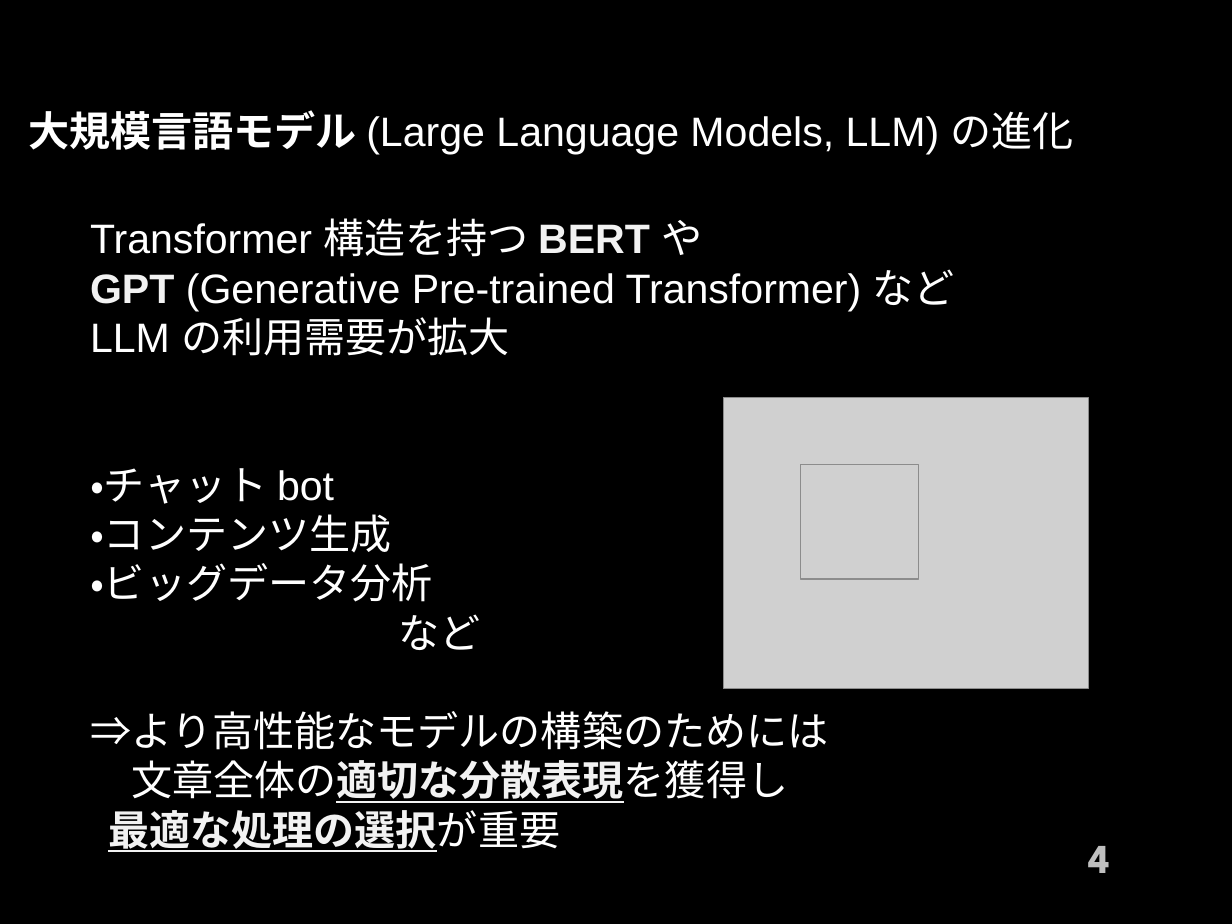
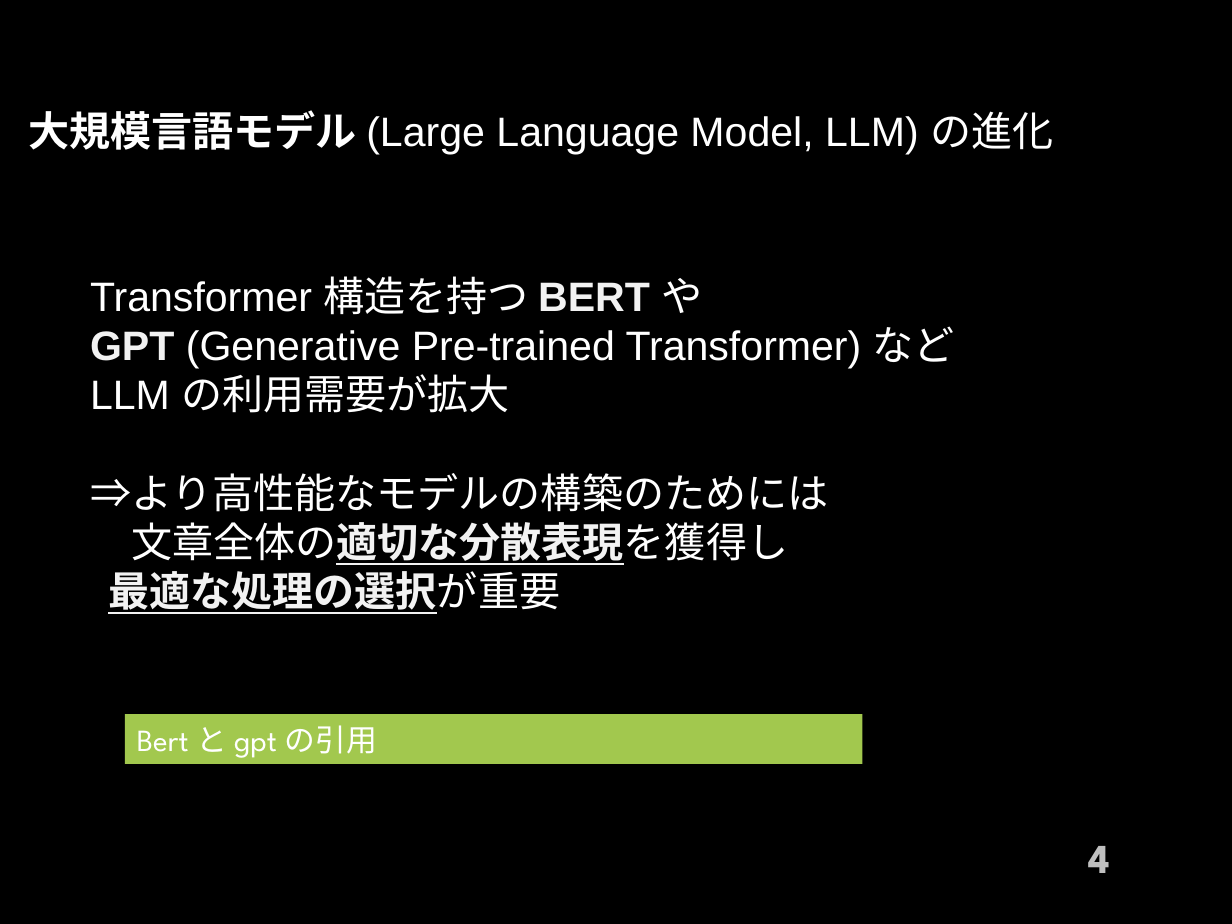
Before and after one commit to 1g-hub/takayama_b, a slide deck: slide 4 of prsn/shuron/Master_Slide_2210104043_Yusei_Takayama.pptx. Drawn at 1232x924 pixels with LibreOffice and Linux fonts; fonts in the diff are those of the drawing; grey boxes stand for pictures; background and template pictures are left out. Boxes give left, top, right and bottom in pixels: in the first picture for what was removed or moved away, otherwise in the second. Text is boxed around its words. In the diff, an @@ line names an element or a change of style, - is before the commit and + after.

```diff
--- a/prsn/shuron/Master_Slide_2210104043_Yusei_Takayama.pptx
+++ b/prsn/shuron/Master_Slide_2210104043_Yusei_Takayama.pptx
@@ text at bbox=[28, 110, 1053, 155]: text changed @@
-大規模言語モデル (Large Language Models, LLM) の進化
+大規模言語モデル (Large Language Model, LLM) の進化
@@ picture removed at bbox=[723, 398, 1088, 689] @@
@@ text at bbox=[90, 468, 480, 650]: paragraphs removed @@
-・チャット bot
-・コンテンツ生成
-・ビッグデータ分析
-など
@@ picture removed at bbox=[801, 464, 919, 579] @@
@@ rectangle added at bbox=[124, 715, 862, 764], fill #A2C84E, 18 pt, text #FFFFFF @@
+Bert と gpt の引用
```
Also in this commit, not shown: 15 other slides changed, 5 slides added, 2 slides removed, 40 other files.
